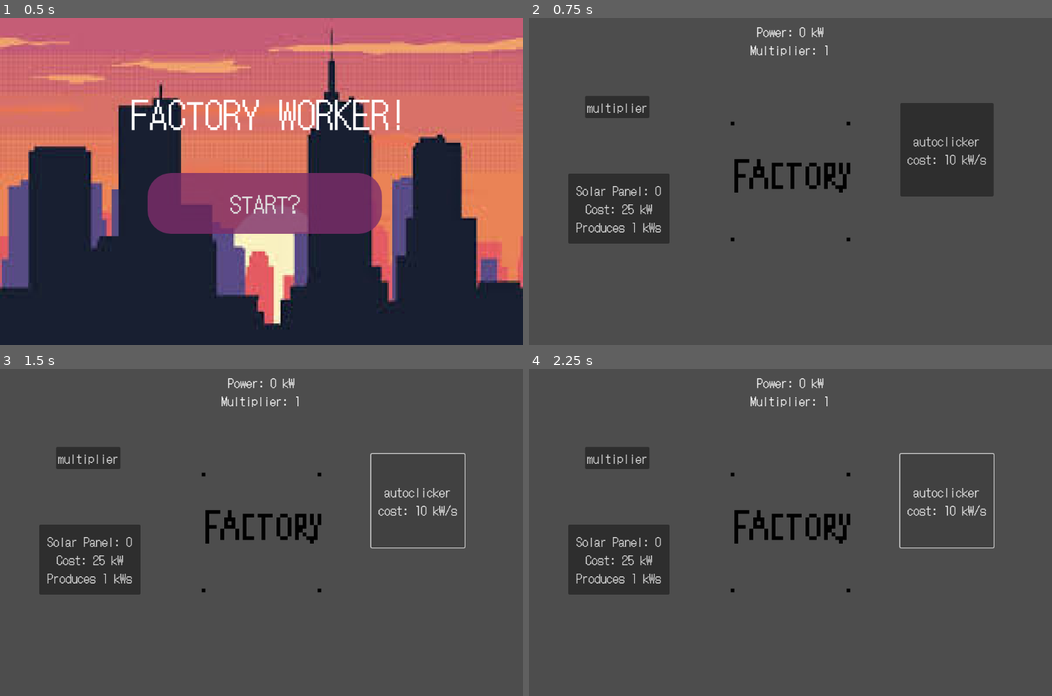
Above: before the commit, frames 1-4 (two rows, left to right).
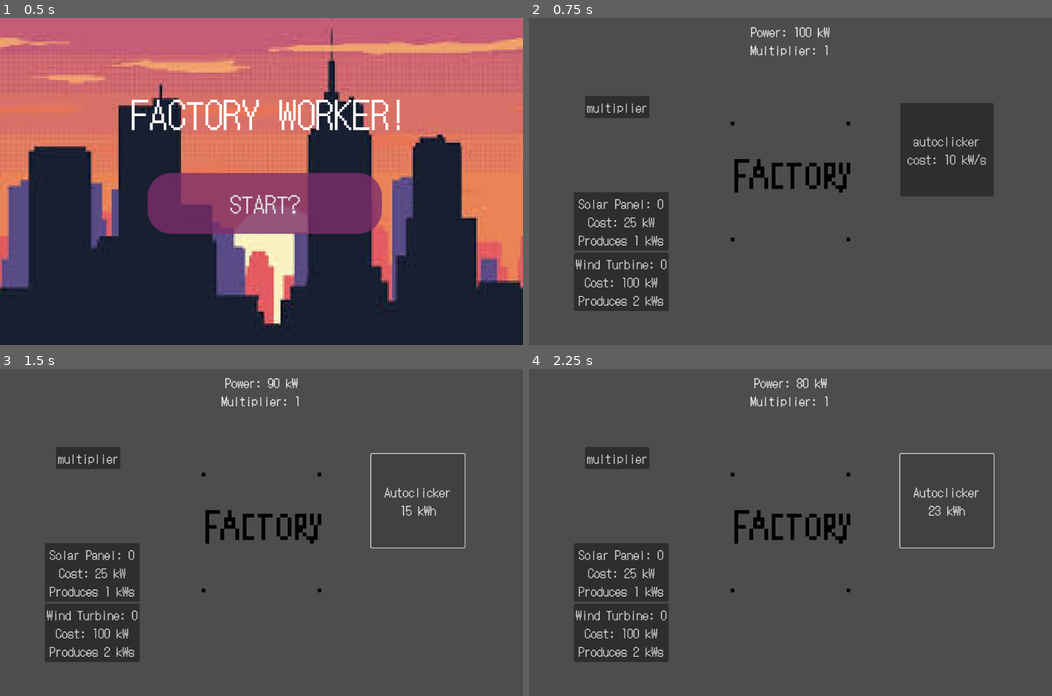
Above: after the commit, the same moments.

Repository: chu0029/SusGame
Game: Godot game, scene res://scenes/menu_start.tscn
Two runs of this game, one before a commit and one after it. Both use one fixed random seed, a clock stepped at 60 frames per second and the inputs below.
Inputs:
- Up to frame 1 (0.5 s): no input
- Up to frame 2 (0.75 s): click "START?" at 0.5 s
- Up to frame 3 (1.5 s): click "autoclicker cost: 10 kW/s" at 1.25 s
- Up to frame 4 (2.25 s): click "autoclicker cost: 10 kW/s" (after the commit: "Autoclicker 15 kWh") at 2 s

Frame 1 is identical in both runs. In frame 2, 5.6% of the frame differs, in the area x 7-58%, y 2-90%; in frame 3, 5.9%; in frame 4, 5.9%, in the area x 7-88%, y 2-90%.

Commit message:
started on the upgrades

Diff:
--- /dev/null
+++ b/global.gd
@@ -0,0 +1,3 @@
+extends Node
+
+var power: int = 50
--- a/project.godot
+++ b/project.godot
@@ -15,6 +15,10 @@
 config/features=PackedStringArray("4.4", "Forward Plus")
 config/icon="res://icon.svg"
 
+[autoload]
+
+global="*res://global.gd"
+
 [display]
 
 window/size/viewport_width=1120
--- a/scenes/gametest.tscn
+++ b/scenes/gametest.tscn
@@ -6,7 +6,7 @@
 [ext_resource type="Theme" uid="uid://yfe8see4c3cw" path="res://gametest.tres" id="3_34im5"]
 [ext_resource type="AudioStream" uid="uid://bou11k5vvk7ai" path="res://e_s015.ogg" id="5_1dvly"]
 
-[node name="Control" type="Control" node_paths=PackedStringArray("counter", "multipcounter", "timer", "soundfactory", "soundupgrade", "autoclicker", "solarpanel")]
+[node name="Control" type="Control" node_paths=PackedStringArray("counter", "multipcounter", "timer", "soundfactory", "soundupgrade", "autoclicker", "solarpanel", "windturbine")]
 layout_mode = 3
 anchors_preset = 15
 anchor_right = 1.0
@@ -20,7 +20,8 @@
 soundfactory = NodePath("factory/soundfactory")
 soundupgrade = NodePath("soundupgrade")
 autoclicker = NodePath("autoclicker")
-solarpanel = NodePath("solarpanel")
+solarpanel = NodePath("Container/HBoxContainer/VBoxContainer/solarpanel")
+windturbine = NodePath("Container/HBoxContainer/VBoxContainer/windturbine")
 
 [node name="Timer" type="Timer" parent="."]
 
@@ -92,19 +93,40 @@
 [node name="soundupgrade" type="AudioStreamPlayer" parent="."]
 stream = ExtResource("5_1dvly")
 
-[node name="solarpanel" type="Button" parent="."]
-layout_mode = 0
-offset_left = 84.0
-offset_top = 333.0
-offset_right = 301.0
-offset_bottom = 483.0
+[node name="Container" type="ScrollContainer" parent="."]
+custom_minimum_size = Vector2(100, 100)
+layout_mode = 1
+anchors_preset = -1
+anchor_right = 0.04
+anchor_bottom = 0.124
+offset_left = 96.0
+offset_top = 373.0
+offset_right = 497.2
+offset_bottom = 722.2
+
+[node name="HBoxContainer" type="HBoxContainer" parent="Container"]
+layout_mode = 2
+
+[node name="VBoxContainer" type="VBoxContainer" parent="Container/HBoxContainer"]
+layout_mode = 2
+
+[node name="solarpanel" type="Button" parent="Container/HBoxContainer/VBoxContainer"]
+layout_mode = 2
 theme = ExtResource("3_34im5")
 text = "Solar Panel: 0
 Cost: 25 kW
 Produces 1 kWs"
 
+[node name="windturbine" type="Button" parent="Container/HBoxContainer/VBoxContainer"]
+layout_mode = 2
+theme = ExtResource("3_34im5")
+text = "Wind Turbine: 0
+Cost: 100 kW
+Produces 2 kWs"
+
 [connection signal="timeout" from="Timer" to="." method="_on_timer_timeout"]
 [connection signal="pressed" from="factory" to="." method="_on_factory_pressed"]
 [connection signal="pressed" from="multiplier" to="." method="_on_multiplier_pressed"]
 [connection signal="pressed" from="autoclicker" to="." method="_on_autoclicker_pressed"]
-[connection signal="pressed" from="solarpanel" to="." method="_on_solarpanel_pressed"]
+[connection signal="pressed" from="Container/HBoxContainer/VBoxContainer/solarpanel" to="." method="_on_solarpanel_pressed"]
+[connection signal="pressed" from="Container/HBoxContainer/VBoxContainer/windturbine" to="." method="_on_windturbine_pressed"]
--- /dev/null
+++ b/scenes/solarpanel.tscn
@@ -0,0 +1,13 @@
+[gd_scene load_steps=2 format=3 uid="uid://cqufdgwarno"]
+
+[ext_resource type="Theme" uid="uid://yfe8see4c3cw" path="res://gametest.tres" id="1_bxhbg"]
+
+[node name="solarpanel" type="Button"]
+offset_left = 84.0
+offset_top = 333.0
+offset_right = 301.0
+offset_bottom = 483.0
+theme = ExtResource("1_bxhbg")
+text = "Solar Panel: 0
+Cost: 25 kW
+Produces 1 kWs"
--- /dev/null
+++ b/scraps/upgrademenu.gd
@@ -0,0 +1,23 @@
+extends Node2D
+
+
+@export var solarpanel: Button
+@export var timer: Timer
+@export var windturbine: Button
+
+var solarpanelcount : int = 0
+var windturbinecount : int = 0
+
+func _on_solarpanel_pressed() -> void:
+	if global.power >= 25:
+		timer.start()
+		solarpanelcount += 1
+		global.power -= 25
+		solarpanel.text = 'Solar Panel: %s \n Cost: 25 kW \n Produces 1 kW/s' %solarpanelcount
+
+func _on_windturbine_pressed() -> void:
+	if global.power >= 25:
+		timer.start()
+		solarpanelcount += 1
+		global.power -= 25
+		solarpanel.text = 'Solar Panel: %s \n Cost: 25 kW \n Produces 1 kW/s' %solarpanelcount
--- a/scripts/gametest.gd
+++ b/scripts/gametest.gd
@@ -7,14 +7,16 @@
 @export var soundupgrade: AudioStreamPlayer
 @export var autoclicker: Button
 @export var solarpanel: Button
+@export var windturbine: Button
 
-var power: int = 0
+var power: int = 100
 var multiplier : int = 1
 var automult : int = 0
 
 var AutoclickC = 10
 
 var solarpanelcount : int = 0
+var windturbinecount : int = 0
 
 # Called when the node enters the scene tree for the first time.
 func _ready() -> void:
@@ -33,6 +35,7 @@
 func AutoFactory() -> void:
 	power += 1 * automult
 	power += 1 * solarpanelcount
+	power += 2 * windturbinecount
 
 func _on_factory_pressed() -> void:
 	CreatePower()
@@ -62,3 +65,11 @@
 		power -= 25
 		solarpanel.text = 'Solar Panel: %s \n Cost: 25 kW \n Produces 1 kW/s' %solarpanelcount
 		soundupgrade.play()
+
+func _on_windturbine_pressed() -> void:
+	if power >= 100:
+		timer.start()
+		windturbinecount += 1
+		power -= 100
+		windturbine.text = 'Wind Turbine: %s \n Cost: 100 kW \n Produces 2 kW/s' %windturbinecount
+		soundupgrade.play()
--- /dev/null
+++ b/upgrademenu.tscn
@@ -0,0 +1,30 @@
+[gd_scene load_steps=3 format=3 uid="uid://cth80vhcrqkvm"]
+
+[ext_resource type="Theme" uid="uid://yfe8see4c3cw" path="res://gametest.tres" id="1_y8btm"]
+
+[sub_resource type="GDScript" id="GDScript_gsywg"]
+script/source = "extends Node2D
+
+
+
+
+"
+
+[node name="Upgrademenu" type="Node2D"]
+script = SubResource("GDScript_gsywg")
+
+[node name="solarpanel" type="Button" parent="."]
+offset_left = 151.0
+offset_top = 54.0
+offset_right = 517.0
+offset_bottom = 223.0
+theme = ExtResource("1_y8btm")
+text = "Solar Panel: 0
+Cost: 25 kW
+Produces 1 kWs"
+
+[node name="windturbine" type="Button" parent="."]
+offset_right = 8.0
+offset_bottom = 8.0
+
+[connection signal="pressed" from="windturbine" to="." method="_on_windturbine_pressed"]
Not shown, added: global.gd.uid
Not shown, added: scraps/upgrademenu.gd.uid
